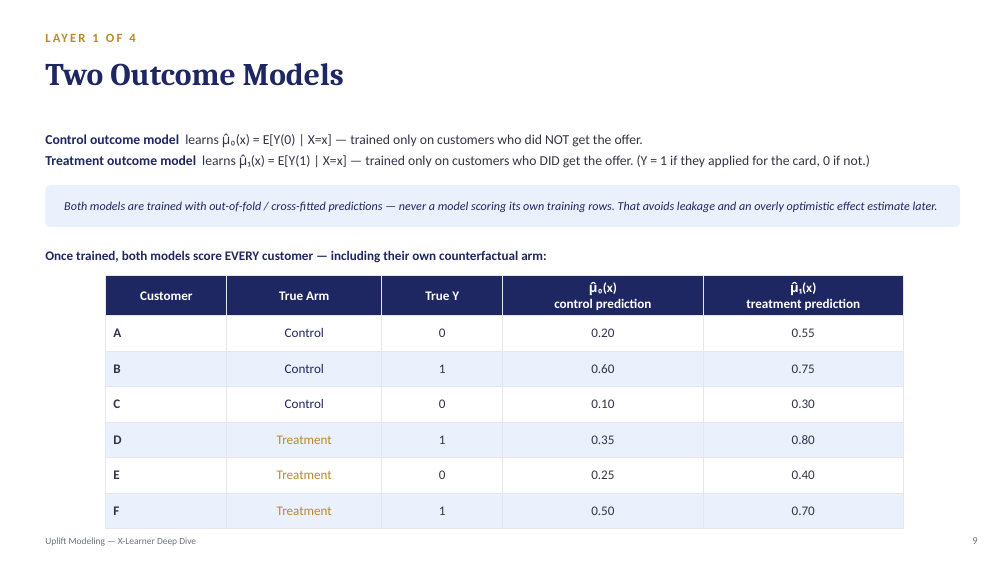
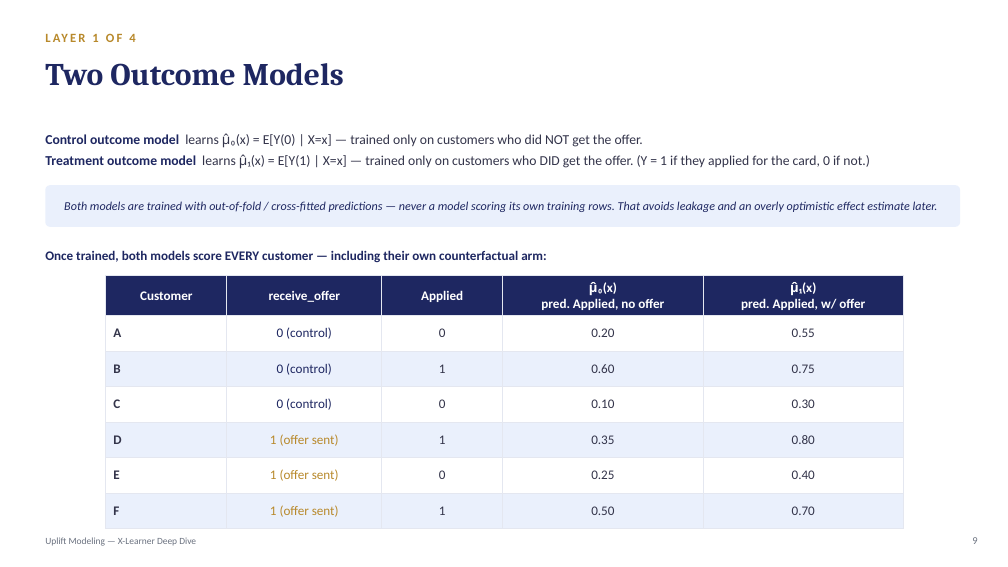
Before and after one commit to crystal1361/uplift-model, a slide deck: slide 9 of uplift_model_deck.pptx. Drawn at 1008x567 pixels with LibreOffice and Linux fonts; fonts in the diff are those of the drawing. Boxes give left, top, right and bottom in pixels: in the first picture for what was removed or moved away, otherwise in the second. Text is boxed around its words. In the diff, an @@ line names an element or a change of style, - is before the commit and + after.

```diff
--- a/uplift_model_deck.pptx
+++ b/uplift_model_deck.pptx
@@ table at (106,276,904,526) @@
-row 1: Customer | True Arm | True Y | μ̂₀(x) / control prediction | μ̂₁(x) / treatment prediction
+row 1: Customer | receive_offer | Applied | μ̂₀(x) / pred. Applied, no offer | μ̂₁(x) / pred. Applied, w/ offer
-row 2, column 2: Control
+row 2, column 2: 0 (control)
-row 3, column 2: Control
+row 3, column 2: 0 (control)
-row 4, column 2: Control
+row 4, column 2: 0 (control)
-row 5, column 2: Treatment
+row 5, column 2: 1 (offer sent)
-row 6, column 2: Treatment
+row 6, column 2: 1 (offer sent)
-row 7, column 2: Treatment
+row 7, column 2: 1 (offer sent)
```
Also in this commit, not shown: 8 other slides changed, 1 other file.
